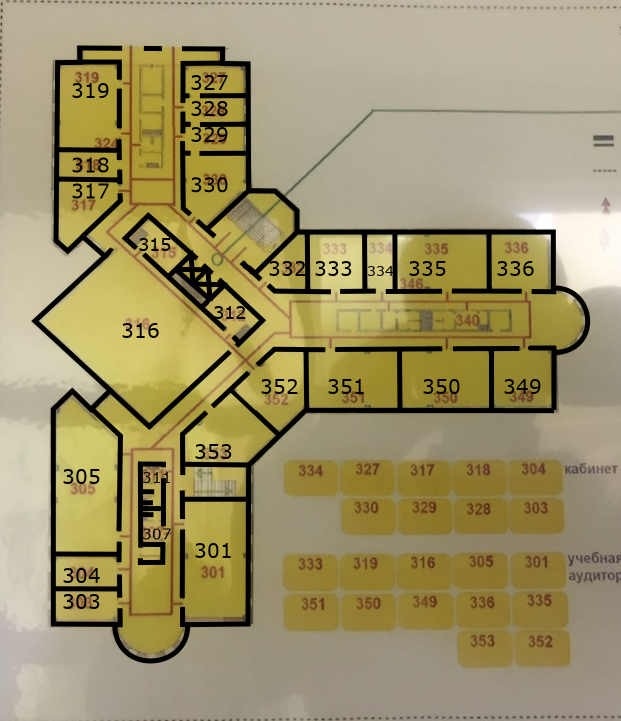
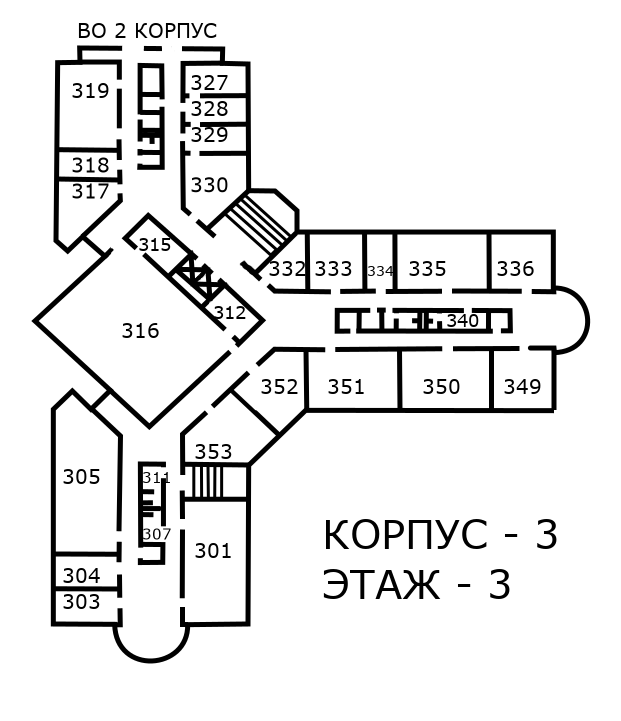
Layers edited between the first and the second 621x721 image:
added layer "340" above "ВО 2 КОРПУС" over [447,314,479,327]
added layer "ВО 2 КОРПУС" above "КОРПУС - 3 ..." over [78,23,217,38]
added layer "КОРПУС - 3 ..." above "Слой" over [323,519,557,599]
painted on "Слой" over [137,62,513,497]
showed "Слой #1" over [0,0,621,721]
